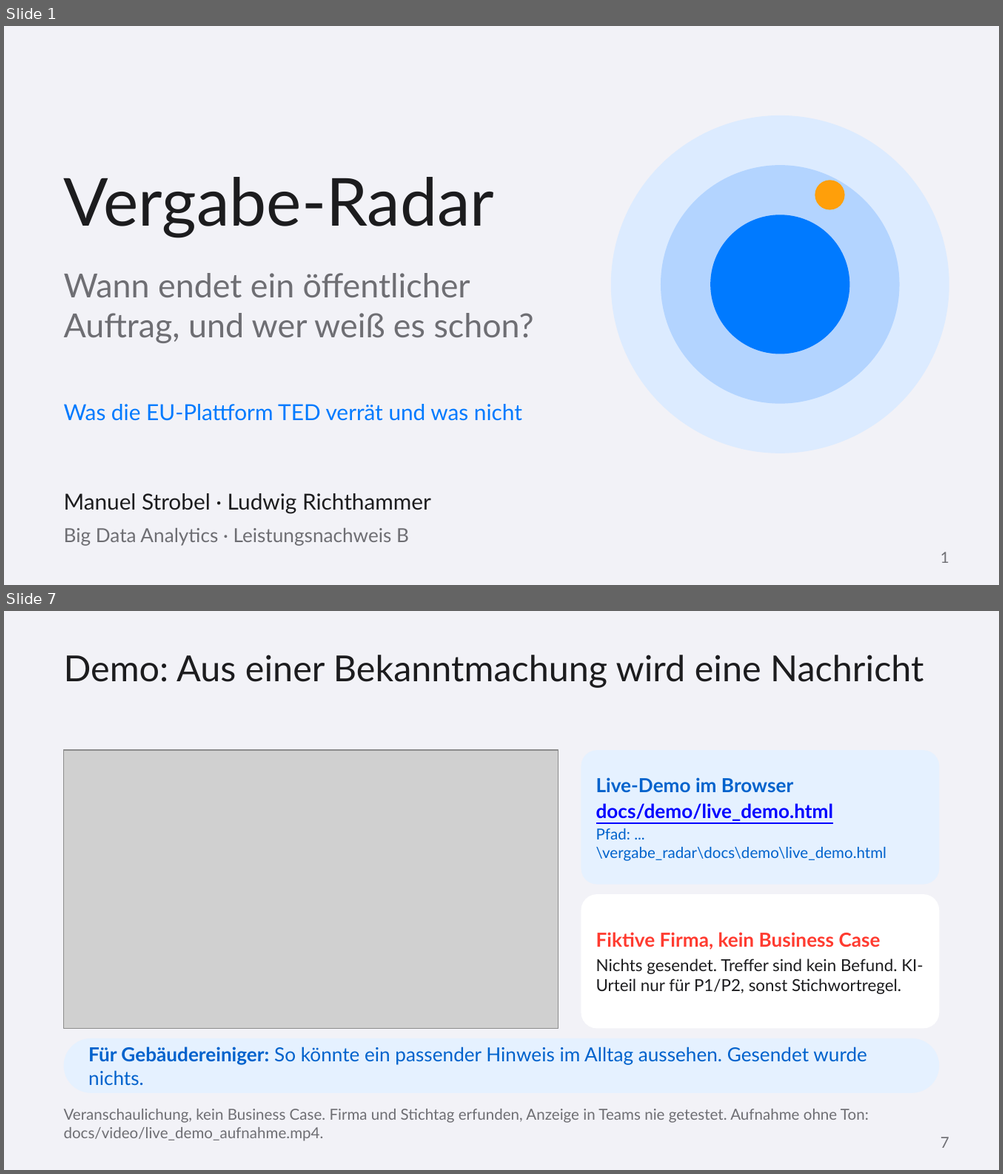
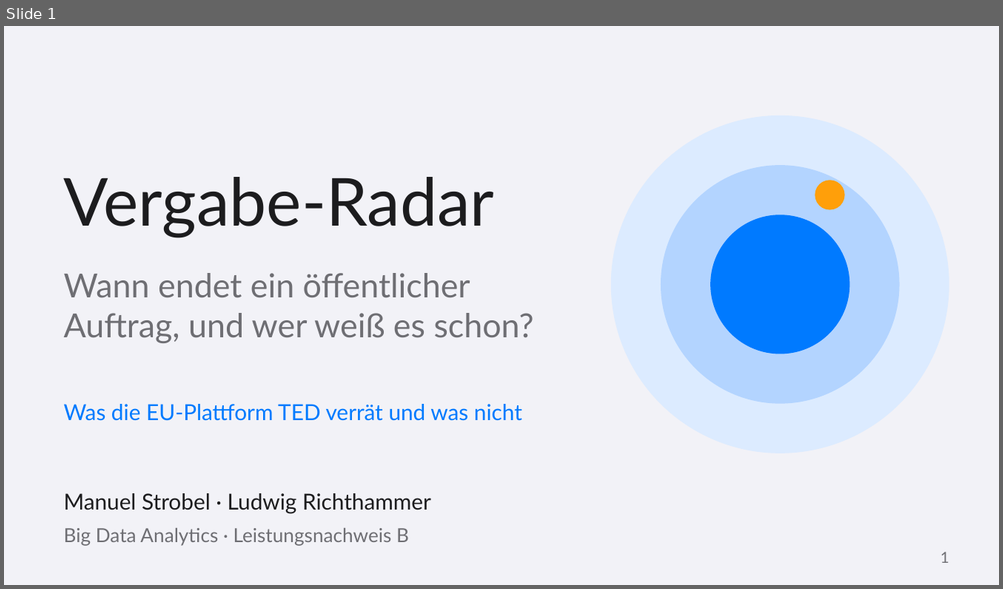
Before and after one commit to ludwigrichthammer9-web/vergabe_radar, a slide deck: docs/vortrag/vortrag_vergabe_radar.pptx. Shown one above the other, each under a label of ours: slides 1 and 7 before the commit, slide 1 after it; the slides between them are not shown. The pictures are 1003x1174 and 1003x589 pixels, drawn with LibreOffice and Linux fonts; fonts in the diff are those of the drawing; grey boxes stand for pictures. Boxes give left, top, right and bottom in pixels: in the first picture for what was removed or moved away, otherwise in the second. Text is boxed around its words. In the diff, an @@ line names an element or a change of style, - is before the commit and + after.

```diff
--- a/docs/vortrag/vortrag_vergabe_radar.pptx
+++ b/docs/vortrag/vortrag_vergabe_radar.pptx
@@ slide 7 removed at bbox=[4, 611, 999, 1170], background #F2F2F7 @@
@@ title removed at bbox=[64, 655, 923, 688] @@
-Demo: Aus einer Bekanntmachung wird eine Nachricht
@@ picture removed at bbox=[64, 750, 558, 1028] @@
@@ rounded rectangle removed at bbox=[581, 750, 939, 885] @@
@@ text removed at bbox=[596, 777, 886, 861] @@
-Live-Demo im Browser
-docs/demo/live_demo.html
-Pfad: ...\vergabe_radar\docs\demo\live_demo.html
@@ rounded rectangle removed at bbox=[581, 894, 939, 1028] @@
@@ text removed at bbox=[596, 932, 922, 994] @@
-Fiktive Firma, kein Business Case
-Nichts gesendet. Treffer sind kein Befund. KI-Urteil nur für P1/P2, sonst Stichwortregel.
@@ rounded rectangle removed at bbox=[64, 1039, 939, 1093] @@
@@ text removed at bbox=[88, 1047, 867, 1086] @@
-Für Gebäudereiniger: So könnte ein passender Hinweis im Alltag aussehen. Gesendet wurde nichts.
@@ text removed at bbox=[64, 1109, 868, 1142] @@
-Veranschaulichung, kein Business Case. Firma und Stichtag erfunden, Anzeige in Teams nie getestet. Aufnahme ohne Ton: docs/video/live_demo_aufnahme.mp4.
@@ text removed at bbox=[940, 1137, 949, 1148] @@
-7
```
Also in this commit, not shown: 9 slides changed, 4 slides added, 2 other slides removed, 2 other files.
